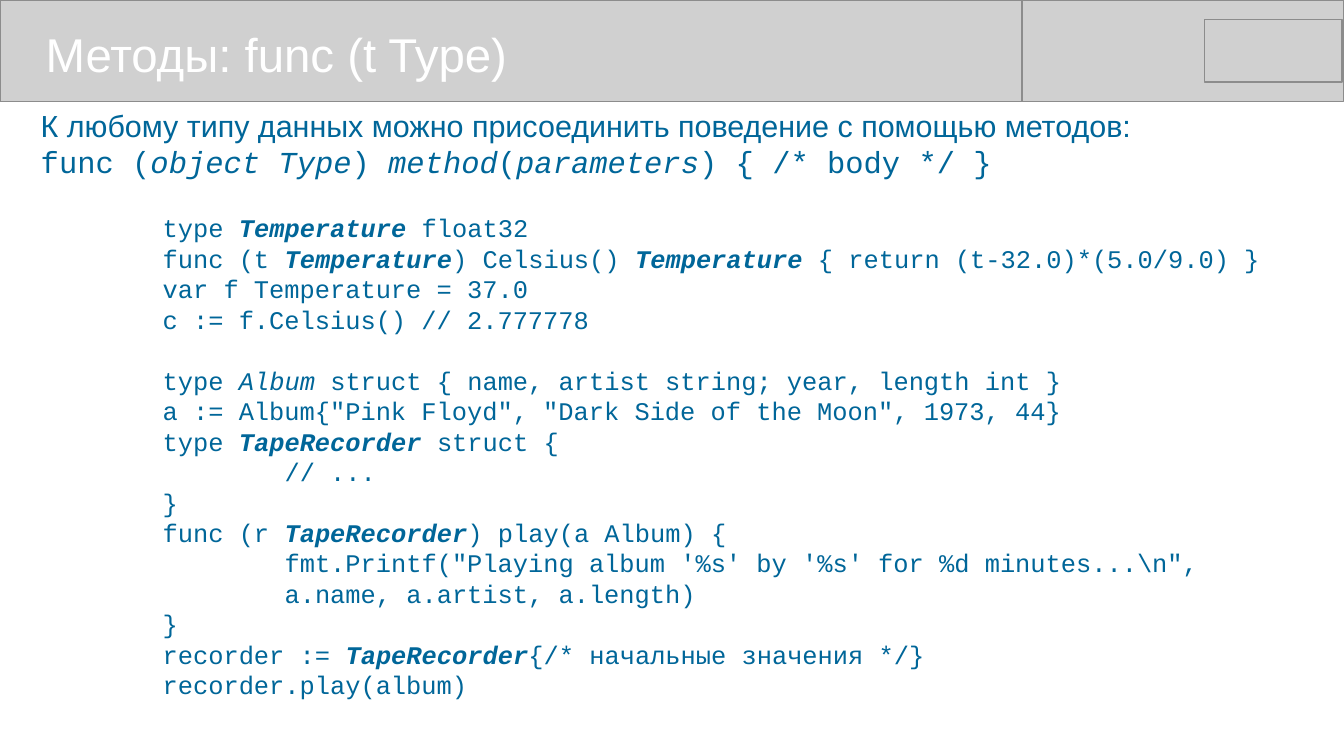
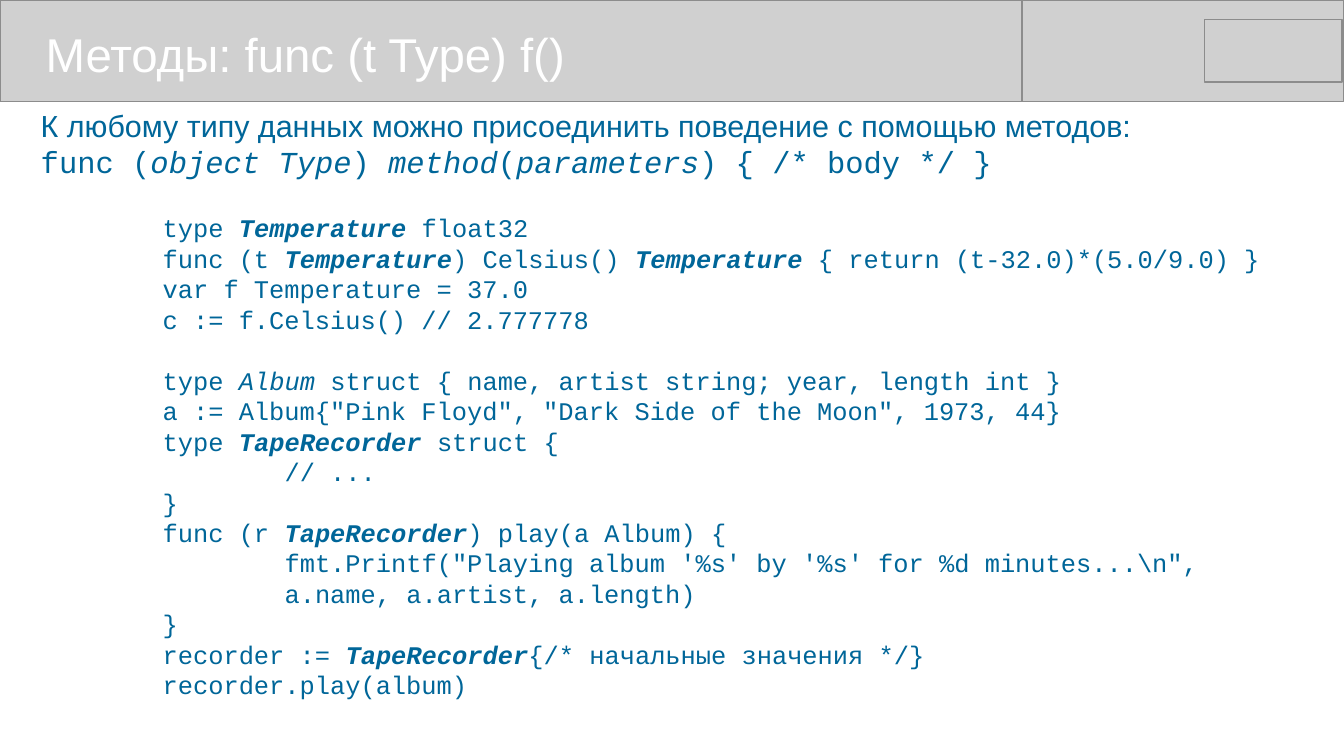
Before and after one commit to mike-shock/Go_language, a slide deck: slide 29 of Go_Review.odp. Drawn at 1344x756 pixels with LibreOffice and Linux fonts; fonts in the diff are those of the drawing; grey boxes stand for pictures. Boxes give left, top, right and bottom in pixels: in the first picture for what was removed or moved away, otherwise in the second. Text is boxed around its words. In the diff, an @@ line names an element or a change of style, - is before the commit and + after.

```diff
--- a/Go_Review.odp
+++ b/Go_Review.odp
@@ text at <box>46,38,565,81</box>: text changed @@
-Методы: func (t Type)
+Методы: func (t Type) f()
```
Also in this commit, not shown: 2 other slides changed, 1 slide added, 1 other file.
